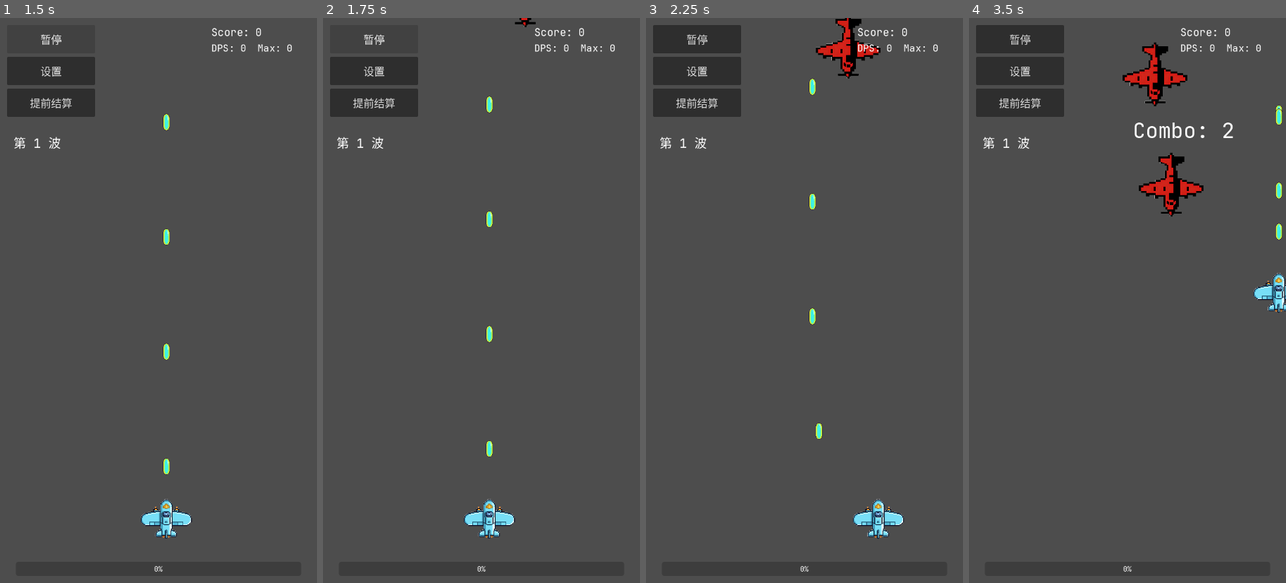
Above: before the commit, frames 1-4 (left to right).
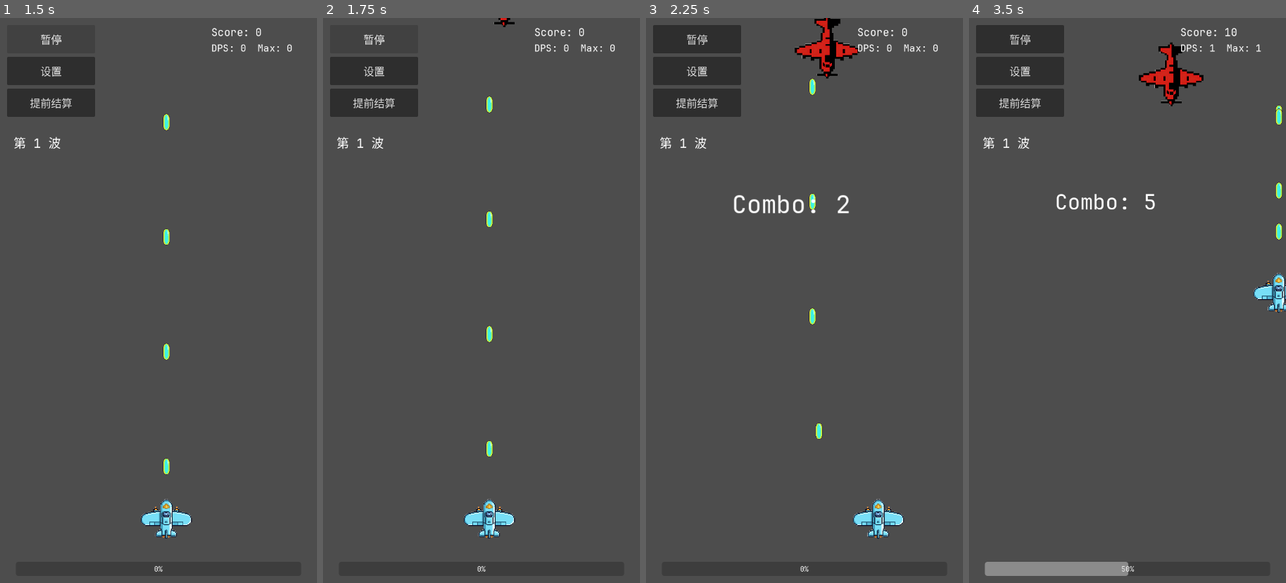
Above: after the commit, the same moments.

Repository: qingzhixing/plane-war
Game: Godot game, scene res://scenes/Main.tscn
Two runs of this game, one before a commit and one after it. Both use one fixed random seed, a clock stepped at 60 frames per second and the inputs below. Sound files missing from this copy of the repository are replaced by a short silence.
Inputs (mouse positions are in pixels of both pictures, inside the frame that each line leads up to):
- Up to frame 1 (1.5 s): click "暂停" at 0.5 s; click "继续" at 1.25 s
- Up to frame 2 (1.75 s): no input
- Up to frame 3 (2.25 s): tap Enter at 2 s; move the mouse to (874, 272) at 2.02 s; hold D from 2.03 s (still down); tap P at 2.1 s; click (874, 272) at 2.17 s
- Up to frame 4 (3.5 s): release D at 2.75 s; drag from (1064, 328) to (1171, 102) at 2.77 s

Frame 1 is identical in both runs. In frame 2, 0.1% of the frame differs, in the area x 53-68%, y 0-2%; in frame 3, 1.6%; in frame 4, 3.8%, in the area x 4-93%, y 1-99%.

Commit message:
🐛 FIX: 统一敌人受击音效并完善按波次升级
Made-with: Cursor

Diff:
--- a/scenes/Main.tscn
+++ b/scenes/Main.tscn
@@ -114,10 +114,10 @@
 [node name="ComboLabel" type="Label" parent="HUD/Root" unique_id=1529816770]
 unique_name_in_owner = true
 layout_mode = 0
-offset_left = 372.0
-offset_top = 223.0
-offset_right = 687.0
-offset_bottom = 296.0
+offset_left = 195.0
+offset_top = 385.0
+offset_right = 510.0
+offset_bottom = 458.0
 theme_override_font_sizes/font_size = 48
 text = "Combo: XXX"
 
--- a/scripts/enemy_elite.gd
+++ b/scripts/enemy_elite.gd
@@ -73,14 +73,18 @@
 	_hp -= amount
 	if _hp <= 0:
 		get_tree().call_group("battle_stats_manager", "record_enemy_killed", self, score_value)
+		_play_enemy_explosion_sfx()
 		_give_exp()
 		queue_free()
+	else:
+		_play_enemy_injured_sfx()
 
 
 func _on_body_entered(body: Node) -> void:
 	if body.has_method("apply_damage") and body.is_in_group("player"):
 		body.apply_damage(1)
 		get_tree().call_group("battle_stats_manager", "record_enemy_killed", self, score_value)
+		_play_enemy_explosion_sfx()
 		_give_exp()
 		queue_free()
 
@@ -91,3 +95,19 @@
 	var factor := 1.0 + 0.25 * float(wave - 1)
 	max_hp = int(round(float(max_hp) * factor))
 	_hp = max_hp
+
+
+func _get_audio_manager() -> Node:
+	return get_tree().get_first_node_in_group("audio_manager")
+
+
+func _play_enemy_injured_sfx() -> void:
+	var audio := _get_audio_manager()
+	if audio != null and audio.has_method("play_enemy_injured"):
+		audio.play_enemy_injured()
+
+
+func _play_enemy_explosion_sfx() -> void:
+	var audio := _get_audio_manager()
+	if audio != null and audio.has_method("play_enemy_explosion"):
+		audio.play_enemy_explosion()
--- a/scripts/enemy_spawner.gd
+++ b/scripts/enemy_spawner.gd
@@ -3,6 +3,12 @@
 @export var enemy_scene: PackedScene
 @export var enemy_scene_turret: PackedScene
 @export var enemy_scene_elite: PackedScene
+@export var enemies_per_wave_base: int = 4
+@export var enemies_per_wave_increment: int = 2
+
+var _remaining_to_spawn: int = 0
+var _timer: Timer
+
 
 func _ready() -> void:
 	if enemy_scene == null:
@@ -11,6 +17,16 @@
 		enemy_scene_turret = preload("res://scenes/enemies/EnemyBasic02_Turret.tscn")
 	if enemy_scene_elite == null:
 		enemy_scene_elite = preload("res://scenes/enemies/EnemyElite01.tscn")
+	_timer = get_node_or_null("Timer")
+	if _timer != null:
+		_timer.stop()
+
+
+func start_wave(wave: int) -> void:
+	if _timer == null:
+		return
+	_remaining_to_spawn = enemies_per_wave_base + enemies_per_wave_increment * max(wave - 1, 0)
+	_timer.start()
 
 
 func _on_spawn_timeout() -> void:
@@ -19,23 +35,43 @@
 	if main != null and main.has_method("get_wave"):
 		wave = main.get_wave()
 
+	# Boss 已经登场时不再刷新小怪
+	if main != null and main.has_method("is_boss_spawned") and main.is_boss_spawned():
+		if _timer != null:
+			_timer.stop()
+		return
+
+	# 若本波已刷完配置数量，则等待清场后通知主逻辑进入下一波
+	if _remaining_to_spawn <= 0:
+		var enemies := get_tree().get_nodes_in_group("enemy")
+		if enemies.is_empty():
+			if main != null and main.has_method("on_wave_cleared"):
+				main.on_wave_cleared()
+		return
+
 	var scene_to_use: PackedScene = enemy_scene
 
-	# 第 3 波及以后，有小概率生成精英；否则维持普通/炮台比例
-	if wave >= 3 and enemy_scene_elite != null and randf() < 0.18:
+	# 波次难度递进：
+	# - 第 1 波只出基础敌人（不出会发射子弹的炮台/精英）
+	# - 第 2 波开始少量炮台
+	# - 第 4 波开始才可能出现精英
+	if wave >= 4 and enemy_scene_elite != null and randf() < 0.18:
 		scene_to_use = enemy_scene_elite
+	elif wave == 1:
+		scene_to_use = enemy_scene
 	else:
-		var use_turret := randf() < 0.35 and enemy_scene_turret != null
+		var turret_chance := 0.18 if wave == 2 else 0.35
+		var use_turret := randf() < turret_chance and enemy_scene_turret != null
 		scene_to_use = enemy_scene if not use_turret else enemy_scene_turret
 
 	if scene_to_use == null:
 		return
 
 	var enemy := scene_to_use.instantiate()
-	# 根据当前波次对敌人耐久度等进行逐波提升
 	if enemy != null and enemy.has_method("apply_wave_scaling"):
 		enemy.apply_wave_scaling(wave)
 	var viewport_rect := get_viewport().get_visible_rect()
 	var x := randf_range(50.0, viewport_rect.size.x - 50.0)
 	enemy.global_position = Vector2(x, -50.0)
 	get_tree().current_scene.add_child(enemy)
+	_remaining_to_spawn -= 1
--- a/scripts/enemy_turret.gd
+++ b/scripts/enemy_turret.gd
@@ -78,15 +78,35 @@
 func apply_damage(amount: int) -> void:
 	_hp -= amount
 	if _hp <= 0:
+		_play_enemy_explosion_sfx()
 		_give_exp()
 		queue_free()
+	else:
+		_play_enemy_injured_sfx()
 
 
 func _on_body_entered(body: Node) -> void:
 	if body.has_method("apply_damage") and body.is_in_group("player"):
 		body.apply_damage(1)
+		_play_enemy_explosion_sfx()
 		_give_exp()
 		queue_free()
+
+
+func _get_audio_manager() -> Node:
+	return get_tree().get_first_node_in_group("audio_manager")
+
+
+func _play_enemy_injured_sfx() -> void:
+	var audio := _get_audio_manager()
+	if audio != null and audio.has_method("play_enemy_injured"):
+		audio.play_enemy_injured()
+
+
+func _play_enemy_explosion_sfx() -> void:
+	var audio := _get_audio_manager()
+	if audio != null and audio.has_method("play_enemy_explosion"):
+		audio.play_enemy_explosion()
 
 
 func apply_wave_scaling(wave: int) -> void:
--- a/scripts/main.gd
+++ b/scripts/main.gd
@@ -20,10 +20,12 @@
 var max_dps: float = 0.0
 
 const _DPS_WINDOW_SECONDS: float = 5.0
-const _COMBO_WINDOW_SECONDS: float = 2.5
+const _BOSS_WAVE_START: int = 8
 
 var _damage_events: Array = [] # 每项为 { "time": float, "amount": int }
-var _combo_time_left: float = 0.0
+@onready var _spawner: Node = null
+var _waiting_upgrade_choice: bool = false
+var _pending_boss_spawn: bool = false
 
 func _ready() -> void:
 	# 以 720x1280 为基准的等比内容缩放：窗口变大时整体放大画面，而不是扩大可见范围
@@ -37,27 +39,48 @@
 	add_to_group("experience_listener")
 	add_to_group("battle_stats_manager")
 	level_up.connect(_on_level_up)
-	var wave_timer := Timer.new()
-	wave_timer.wait_time = 12.0
-	wave_timer.timeout.connect(_on_wave_timeout)
-	add_child(wave_timer)
-	wave_timer.start()
+
+	_spawner = get_node_or_null("EnemySpawner")
+	_start_wave()
 
 
 func _process(delta: float) -> void:
 	_update_combo(delta)
 	_update_dps()
 
-func _on_wave_timeout() -> void:
-	_wave += 1
-	# 按波次触发升级，而非经验条
-	emit_signal("level_up")
-	# 第 4 波后尝试生成 Boss，一次性
-	if _wave >= 4 and not _boss_spawned:
-		_spawn_boss()
+
+func _start_wave() -> void:
+	if _boss_spawned:
+		return
+	if _spawner != null and _spawner.has_method("start_wave"):
+		_spawner.start_wave(_wave)
+
 
 func get_wave() -> int:
 	return _wave
+
+
+func on_wave_cleared() -> void:
+	# 一波结束：先触发升级，等玩家选完再进入下一波/Boss
+	if _waiting_upgrade_choice:
+		return
+	_waiting_upgrade_choice = true
+	emit_signal("level_up")
+	_wave += 1
+	# 波次更多：第 8 波后才开始 Boss
+	if _wave >= _BOSS_WAVE_START and not _boss_spawned:
+		_pending_boss_spawn = true
+	else:
+		_pending_boss_spawn = false
+
+
+func on_upgrade_selected() -> void:
+	_waiting_upgrade_choice = false
+	if _pending_boss_spawn and not _boss_spawned:
+		_pending_boss_spawn = false
+		_spawn_boss()
+		return
+	_start_wave()
 
 func _on_level_up() -> void:
 	var p := get_node_or_null(player_path)
@@ -139,27 +162,21 @@
 func on_player_hit() -> void:
 	if combo > 0:
 		combo = 0
-		_combo_time_left = 0.0
 
 
 func _on_successful_hit() -> void:
-	# 命中敌人时刷新或提升连击
+	# 命中敌人时提升连击，不再因超时自动清空
 	if combo <= 0:
 		combo = 1
 	else:
 		combo += 1
-	_combo_time_left = _COMBO_WINDOW_SECONDS
 	if combo > max_combo:
 		max_combo = combo
 
 
-func _update_combo(delta: float) -> void:
-	if combo <= 0:
-		return
-	_combo_time_left -= delta
-	if _combo_time_left <= 0.0:
-		combo = 0
-		_combo_time_left = 0.0
+func _update_combo(_delta: float) -> void:
+	# 连击由命中累加，被击中时清空；不做超时衰减
+	pass
 
 
 func _update_dps() -> void:
--- a/scripts/upgrade_ui.gd
+++ b/scripts/upgrade_ui.gd
@@ -168,3 +168,5 @@
 		_main.apply_upgrade(upgrade_id)
 	visible = false
 	get_tree().paused = false
+	if _main.has_method("on_upgrade_selected"):
+		_main.on_upgrade_selected()
